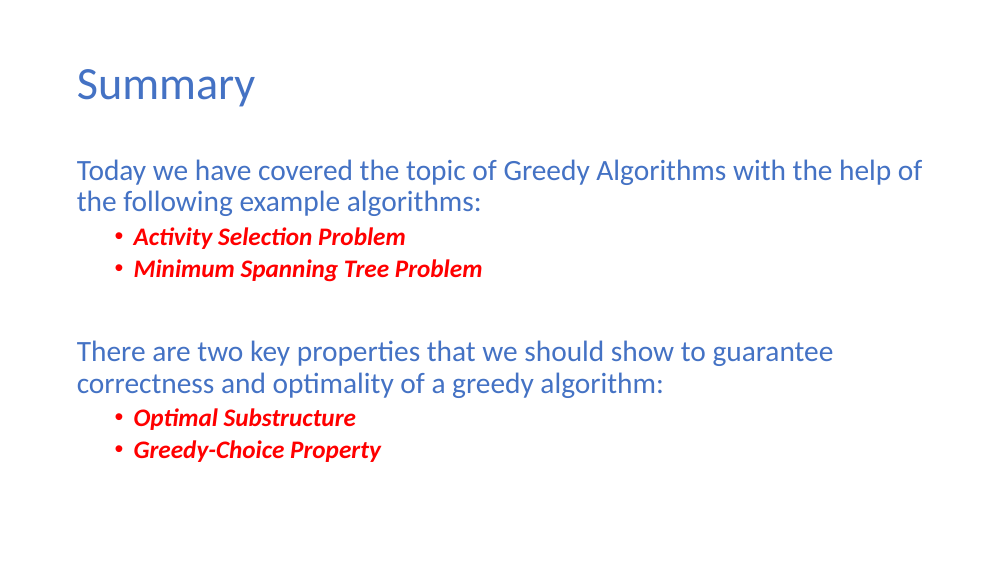
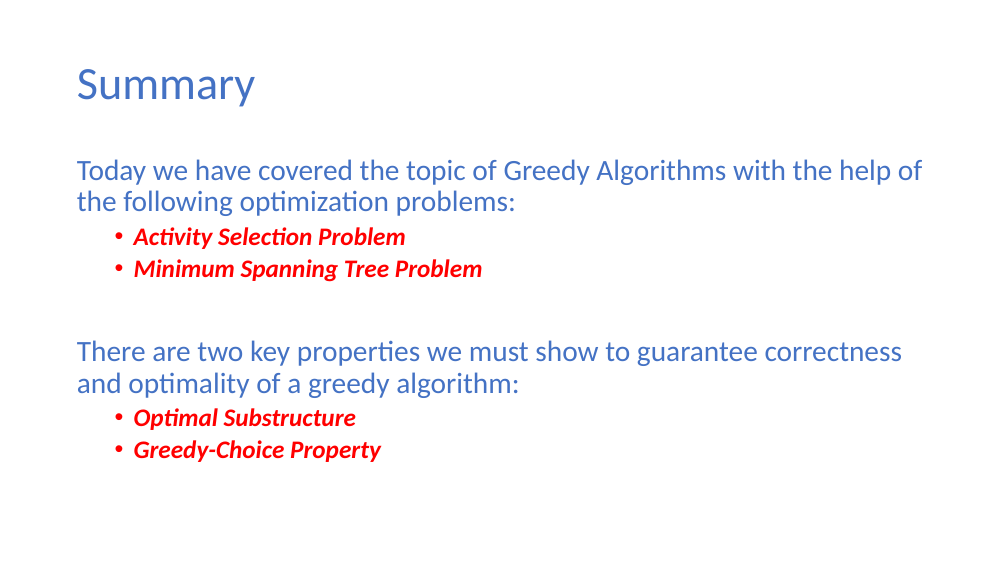
Before and after one commit to ekkapotc/EA, a slide deck: slide 34 of Lectures/Lecture 8.pptx. Drawn at 1008x567 pixels with LibreOffice and Linux fonts; fonts in the diff are those of the drawing. Boxes give left, top, right and bottom in pixels: in the first picture for what was removed or moved away, otherwise in the second. Text is boxed around its words. In the diff, an @@ line names an element or a change of style, - is before the commit and + after.

```diff
--- a/Lectures/Lecture 8.pptx
+++ b/Lectures/Lecture 8.pptx
@@ text at <box>77,159,922,216</box>: text changed @@
-Today we have covered the topic of Greedy Algorithms with the help of the following example algorithms:
+Today we have covered the topic of Greedy Algorithms with the help of the following optimization problems:
@@ text at <box>77,340,903,398</box>: text changed @@
-There are two key properties that we should show to guarantee correctness and optimality of a greedy algorithm:
+There are two key properties we must show to guarantee correctness and optimality of a greedy algorithm:
```
Also in this commit, not shown: 1 other file.
